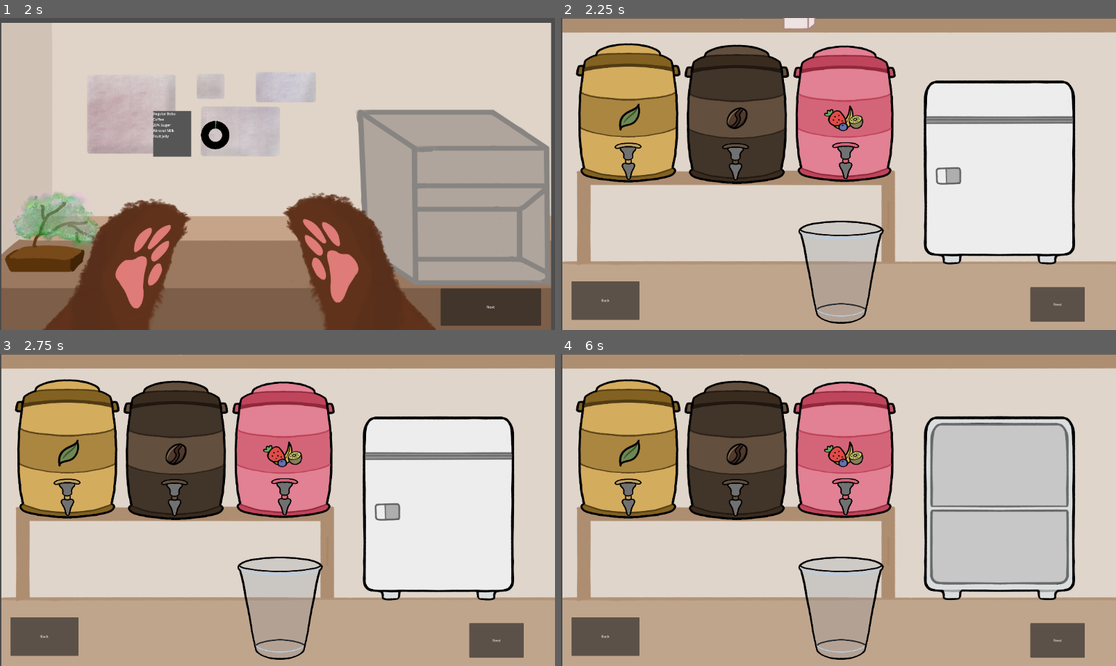
Above: before the commit, frames 1-4 (two rows, left to right).
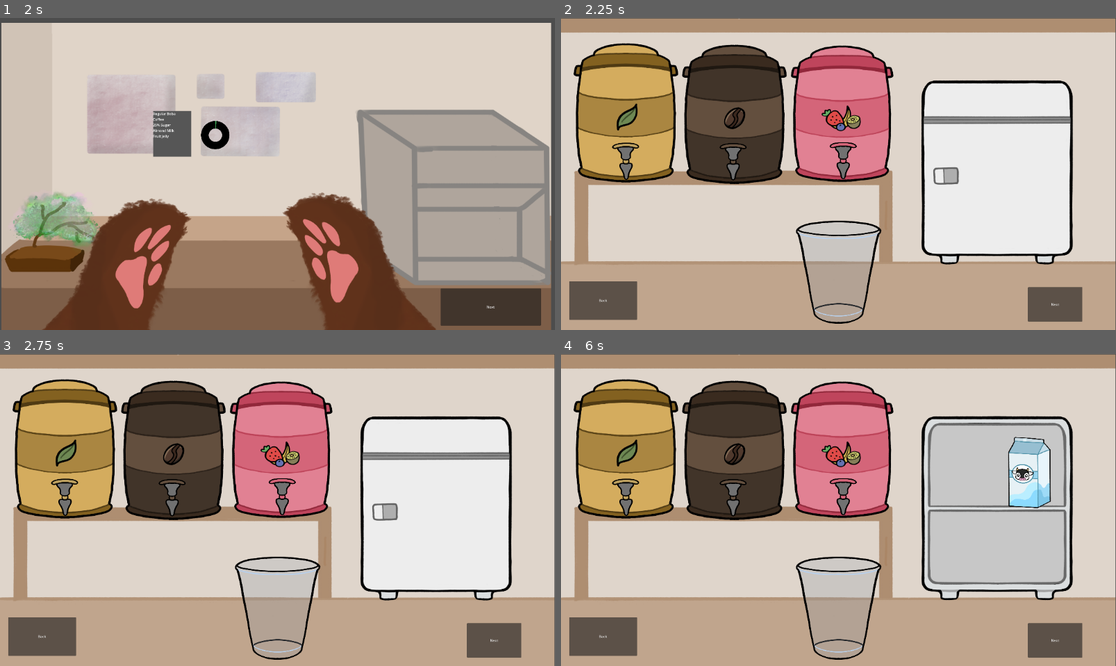
Above: after the commit, the same moments.

Repository: Lyra126/boba-cat
Game: Godot game, scene res://scenes/start_screen/main_scene.tscn
Two runs of this game, one before a commit and one after it. Both use one fixed random seed, a clock stepped at 60 frames per second and the inputs below.
Inputs (mouse positions are in pixels of both pictures, inside the frame that each line leads up to):
- Up to frame 1 (2 s): click (172, 248) at 0.5 s; tap Enter at 1.25 s; move the mouse to (399, 158) at 1.27 s; press the mouse at (399, 158) at 1.28 s
- Up to frame 2 (2.25 s): release the mouse at (960, 158) at 2 s; click "Next" at 2 s
- Up to frame 3 (2.75 s): no input
- Up to frame 4 (6 s): click "Back" at 2.75 s; click "Next" at 3.5 s; click "Next" at 4.25 s; click "Next" at 5 s; tap Space at 5.75 s; drag from (999, 503) to (844, 609) at 5.77 s

Frame 1 is identical in both runs. In frame 2, 7.8% of the frame differs, in the area x 0-100%, y 0-100%; in frame 3, 7.7%; in frame 4, 10%.

Commit message:
configured new milk, editted liquid positions to new resolution

Diff:
--- a/scenes/drink_station/cup.gd
+++ b/scenes/drink_station/cup.gd
@@ -11,9 +11,9 @@
 var pouring_milk
 var pour_milk_left = false
 var pour_milk_right = true
-var tea_droppable_position = Vector2(-925,-125)
-var coffee_droppable_position = Vector2(-435,-125)
-var smoothie_droppable_position = Vector2(0,-125)
+var tea_droppable_position = Vector2(140,260)
+var coffee_droppable_position = Vector2(360,260)
+var smoothie_droppable_position = Vector2(590,260)
 
 func _ready():
 	global.SomethingBeingClickedRn = false;
@@ -33,7 +33,7 @@
 	if selected:
 		target_position = get_global_mouse_position() - offset
 		global_position = lerp(global_position, target_position, 15 * delta)
-		if global_position.y < -100:
+		if global_position.y < 270:
 			scale = Vector2(0.75, 0.75)
 		else:
 			scale = Vector2(1, 1)
@@ -79,7 +79,8 @@
 		# Reset pouring state to allow re-selection
 		liquid_station_global.tea_set_to_pour = false
 		liquid_station_global.coffee_set_to_pour = false
-		global_position = lerp(global_position, Vector2.ZERO, 1)
+		liquid_station_global.smoothie_set_to_pour = false
+		global_position = lerp(global_position, Vector2(580,335), 1)
 		scale = Vector2(1, 1)  # Reset scale if needed
 
 
--- a/scenes/drink_station/liquid_station.tscn
+++ b/scenes/drink_station/liquid_station.tscn
@@ -1,18 +1,11 @@
-[gd_scene load_steps=44 format=3 uid="uid://cspsfyf0b2txa"]
+[gd_scene load_steps=41 format=3 uid="uid://cspsfyf0b2txa"]
 
 [ext_resource type="Script" path="res://scenes/drink_station/liquid_station.gd" id="1_p4uih"]
 [ext_resource type="Script" path="res://scenes/drink_station/milk.gd" id="4_t0iax"]
-[ext_resource type="Texture2D" uid="uid://c8gnhm635xay6" path="res://assets/milk.png" id="5_i0ygq"]
 [ext_resource type="Script" path="res://scenes/drink_station/cup.gd" id="6_68ikd"]
-[ext_resource type="Texture2D" uid="uid://bj3pkyveuc65m" path="res://assets/liquid_station/animations/milk-animation/left_1.png" id="6_j6uy8"]
-[ext_resource type="Texture2D" uid="uid://bay72gropcdqv" path="res://assets/liquid_station/animations/milk-animation/left_2.png" id="7_d4jhd"]
-[ext_resource type="Texture2D" uid="uid://bta4ltp57uqsf" path="res://assets/liquid_station/animations/milk-animation/left_3.png" id="8_icfsp"]
 [ext_resource type="Script" path="res://scenes/drink_station/tea.gd" id="9_1upol"]
-[ext_resource type="Texture2D" uid="uid://bdrjrgklxsjyp" path="res://assets/liquid_station/animations/milk-animation/right_1.png" id="9_8k3xs"]
 [ext_resource type="Texture2D" uid="uid://74gmr84m12k3" path="res://assets/liquid_station/assets/tea_container.png" id="9_lhlql"]
-[ext_resource type="Texture2D" uid="uid://dk6r4kuqj4c6s" path="res://assets/liquid_station/animations/milk-animation/right_2.png" id="10_uk5f7"]
 [ext_resource type="Texture2D" uid="uid://rld0v7fg280q" path="res://assets/liquid_station/assets/tea_nozzle_norm.png" id="10_ykvc5"]
-[ext_resource type="Texture2D" uid="uid://dhe327i4mbvmg" path="res://assets/liquid_station/animations/milk-animation/right_3.png" id="11_42k4m"]
 [ext_resource type="Texture2D" uid="uid://b0lb4fndwpn38" path="res://assets/liquid_station/assets/tea_nozzle_down.png" id="11_lqjrf"]
 [ext_resource type="Texture2D" uid="uid://26n3xfp856d1" path="res://assets/liquid_station/assets/fridge_closed.png" id="12_0otd3"]
 [ext_resource type="Texture2D" uid="uid://bee8e7v1r8ax4" path="res://assets/liquid_station/assets/coffee_nozzle_norm.png" id="12_kvpxp"]
@@ -29,6 +22,10 @@
 [ext_resource type="Texture2D" uid="uid://bvw8gc7q4yu01" path="res://assets/liquid_station/assets/smoothie_container.png" id="18_rga2s"]
 [ext_resource type="Texture2D" uid="uid://glunx2udyoje" path="res://assets/liquid_station/assets/smoothie_nozzle_norm.png" id="19_s0ohr"]
 [ext_resource type="Texture2D" uid="uid://cb5q32768nk2s" path="res://assets/liquid_station/assets/smoothie_nozzle_down.png" id="20_hgr5q"]
+[ext_resource type="Texture2D" uid="uid://dcege7trhmgrl" path="res://assets/liquid_station/assets/milk_still.png" id="23_3q5kg"]
+[ext_resource type="Texture2D" uid="uid://bowlp63mrvm1" path="res://assets/liquid_station/animations/milk1.png" id="24_oass6"]
+[ext_resource type="Texture2D" uid="uid://dtbhaxgi3dfn4" path="res://assets/liquid_station/animations/milk2.png" id="25_kocgj"]
+[ext_resource type="Texture2D" uid="uid://djvtujhoyqrbd" path="res://assets/liquid_station/animations/milk3.png" id="26_jjmtj"]
 
 [sub_resource type="RectangleShape2D" id="RectangleShape2D_l4hdd"]
 size = Vector2(698, 823.5)
@@ -93,70 +90,58 @@
 }],
 "loop": false,
 "name": &"default",
-"speed": 5.0
+"speed": 10.0
 }]
 
 [sub_resource type="RectangleShape2D" id="RectangleShape2D_qsfi2"]
 size = Vector2(121, 82.5)
 
 [sub_resource type="RectangleShape2D" id="RectangleShape2D_457jg"]
-size = Vector2(98.6572, 167.669)
+size = Vector2(551.763, 926.427)
 
 [sub_resource type="SpriteFrames" id="SpriteFrames_bxd5m"]
 animations = [{
 "frames": [{
 "duration": 1.0,
-"texture": ExtResource("5_i0ygq")
+"texture": ExtResource("23_3q5kg")
 }],
 "loop": true,
 "name": &"milk",
 "speed": 1.0
 }, {
-"frames": [{
-"duration": 1.0,
-"texture": ExtResource("6_j6uy8")
-}, {
-"duration": 1.0,
-"texture": ExtResource("7_d4jhd")
-}, {
-"duration": 1.0,
-"texture": ExtResource("8_icfsp")
-}, {
-"duration": 1.0,
-"texture": ExtResource("6_j6uy8")
-}, {
-"duration": 1.0,
-"texture": ExtResource("7_d4jhd")
-}, {
-"duration": 1.0,
-"texture": ExtResource("8_icfsp")
-}],
+"frames": [],
 "loop": false,
 "name": &"pouring_milk_left",
 "speed": 5.0
 }, {
 "frames": [{
 "duration": 1.0,
-"texture": ExtResource("9_8k3xs")
-}, {
-"duration": 1.0,
-"texture": ExtResource("10_uk5f7")
-}, {
-"duration": 1.0,
-"texture": ExtResource("11_42k4m")
-}, {
-"duration": 1.0,
-"texture": ExtResource("9_8k3xs")
-}, {
-"duration": 1.0,
-"texture": ExtResource("10_uk5f7")
-}, {
-"duration": 1.0,
-"texture": ExtResource("11_42k4m")
+"texture": ExtResource("24_oass6")
+}, {
+"duration": 1.0,
+"texture": ExtResource("25_kocgj")
+}, {
+"duration": 1.0,
+"texture": ExtResource("26_jjmtj")
+}, {
+"duration": 1.0,
+"texture": ExtResource("24_oass6")
+}, {
+"duration": 1.0,
+"texture": ExtResource("25_kocgj")
+}, {
+"duration": 1.0,
+"texture": ExtResource("26_jjmtj")
+}, {
+"duration": 1.0,
+"texture": ExtResource("24_oass6")
+}, {
+"duration": 1.0,
+"texture": ExtResource("25_kocgj")
 }],
 "loop": false,
 "name": &"pouring_milk_right",
-"speed": 5.0
+"speed": 7.0
 }]
 
 [node name="liquid_station" type="Node2D"]
@@ -242,7 +227,7 @@
 position = Vector2(-14, -320)
 
 [node name="cup_pick_up_collision" type="CollisionShape2D" parent="cup/cup_sprite/cup_pick_up"]
-position = Vector2(1, 438)
+position = Vector2(1.20243, 438.388)
 shape = SubResource("RectangleShape2D_dphaq")
 
 [node name="Liquid Types" type="Control" parent="."]
@@ -379,23 +364,26 @@
 script = ExtResource("4_t0iax")
 
 [node name="milkSprite" type="Sprite2D" parent="Milk Types/milk"]
-position = Vector2(882.188, -206.219)
-scale = Vector2(1.69881, 1.6212)
-texture = ExtResource("5_i0ygq")
+position = Vector2(883.124, -224.757)
+scale = Vector2(0.398727, 0.380182)
+texture = ExtResource("23_3q5kg")
 
 [node name="milkArea" type="Area2D" parent="Milk Types/milk/milkSprite"]
 position = Vector2(-4.23083, 16.6158)
 scale = Vector2(0.900931, 0.960653)
 
 [node name="CollisionShape2D" type="CollisionShape2D" parent="Milk Types/milk/milkSprite/milkArea"]
-position = Vector2(5.22693, -13.0812)
+position = Vector2(16.9575, -38.8179)
 shape = SubResource("RectangleShape2D_457jg")
 
 [node name="milk_animations" type="AnimatedSprite2D" parent="Milk Types/milk"]
-position = Vector2(881.188, -205.219)
-scale = Vector2(1.65893, 1.64399)
+visible = false
+position = Vector2(863.303, -251.415)
+scale = Vector2(0.399, 0.395)
 sprite_frames = SubResource("SpriteFrames_bxd5m")
-animation = &"milk"
+animation = &"pouring_milk_right"
+frame = 7
+frame_progress = 1.0
 
 [node name="background" type="TextureRect" parent="."]
 z_index = -6
@@ -407,6 +395,11 @@
 size_flags_horizontal = 4
 texture = ExtResource("13_8b6s5")
 metadata/_edit_use_anchors_ = true
+metadata/_edit_lock_ = true
+
+[node name="Camera2D" type="Camera2D" parent="."]
+position = Vector2(0, -44.6437)
+metadata/_edit_lock_ = true
 
 [connection signal="pressed" from="Back" to="." method="_on_back_pressed"]
 [connection signal="pressed" from="Next" to="." method="_on_next_pressed"]
@@ -428,6 +421,7 @@
 [connection signal="mouse_exited" from="Liquid Types/coffee/coffee nozzle/nozzle area" to="Liquid Types/coffee" method="_on_nozzle_area_mouse_exited"]
 [connection signal="animation_finished" from="Liquid Types/smoothie/smoothie nozzle/smoothie nozzle down" to="cup" method="_on_smoothie_nozzle_down_animation_finished"]
 [connection signal="animation_finished" from="Liquid Types/smoothie/smoothie nozzle/smoothie nozzle down" to="Liquid Types/smoothie" method="_on_smoothie_nozzle_down_animation_finished"]
+[connection signal="input_event" from="Liquid Types/smoothie/smoothie nozzle/nozzle area" to="Liquid Types/smoothie" method="_on_nozzle_area_input_event"]
 [connection signal="mouse_entered" from="Liquid Types/smoothie/smoothie nozzle/nozzle area" to="Liquid Types/smoothie" method="_on_nozzle_area_mouse_entered"]
 [connection signal="mouse_exited" from="Liquid Types/smoothie/smoothie nozzle/nozzle area" to="Liquid Types/smoothie" method="_on_nozzle_area_mouse_exited"]
 [connection signal="body_entered" from="Milk Types/milk/milkSprite/milkArea" to="Milk Types/milk" method="_on_milk_area_body_entered"]
--- a/scenes/drink_station/milk.gd
+++ b/scenes/drink_station/milk.gd
@@ -36,7 +36,7 @@
 		global_position = lerp(global_position, target_position, 15 * delta) # Smooth animation during dragging
 		look_at(get_global_mouse_position())
 	else:
-		global_position = lerp(global_position, Vector2.ZERO, 10 * delta)
+		global_position = lerp(global_position, Vector2(575, 345), 10 * delta)
 		rotation = lerp_angle(rotation, 0, 10 * delta)
 
 func _on_milk_animations_animation_finished():
--- a/scenes/drink_station/smoothie.gd
+++ b/scenes/drink_station/smoothie.gd
@@ -12,7 +12,7 @@
 func _process(delta):
 	pass
 
-func _on_nozzle_area_input_event(viewport, event, shape_idx):
+func _on_nozzle_area_input_event(viewport: Node, event: InputEvent, shape_idx: int) -> void:
 	if Input.is_action_pressed("click") and liquid_station_global.smoothie_set_to_pour:
 		nozzle_anim.show()
 		nozzle_anim.play()
Binary file removed: assets/liquid_station/animations/milk-animation/left_1.png
Binary file removed: assets/liquid_station/animations/milk-animation/left_2.png
Not shown, removed: assets/liquid_station/animations/milk-animation/left_2.png.import
Binary file removed: assets/liquid_station/animations/milk-animation/left_3.png
Not shown, removed: assets/liquid_station/animations/milk-animation/left_3.png.import
Binary file removed: assets/liquid_station/animations/milk-animation/right_1.png
Binary file removed: assets/liquid_station/animations/milk-animation/right_2.png
Binary file removed: assets/liquid_station/animations/milk-animation/right_3.png
Binary file added: assets/liquid_station/animations/milk1.png
Not shown, changed: assets/liquid_station/animations/milk1.png.import
Binary file added: assets/liquid_station/animations/milk2.png
Not shown, changed: assets/liquid_station/animations/milk2.png.import
(and 4 more such lines)
